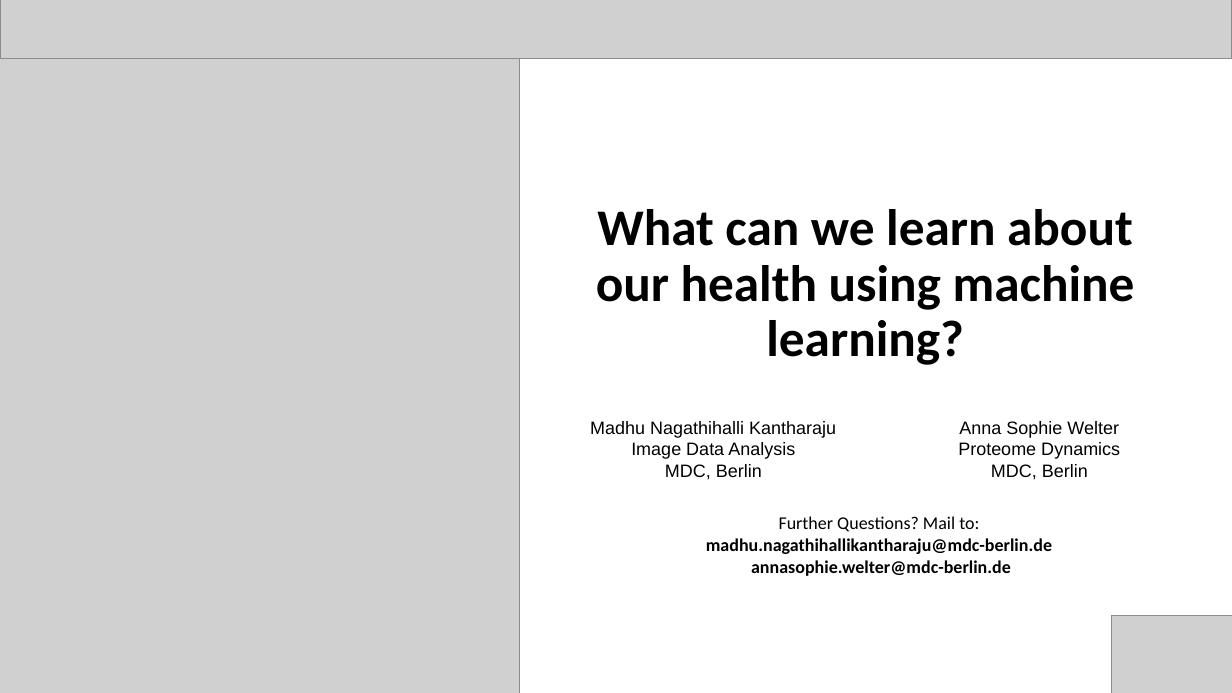
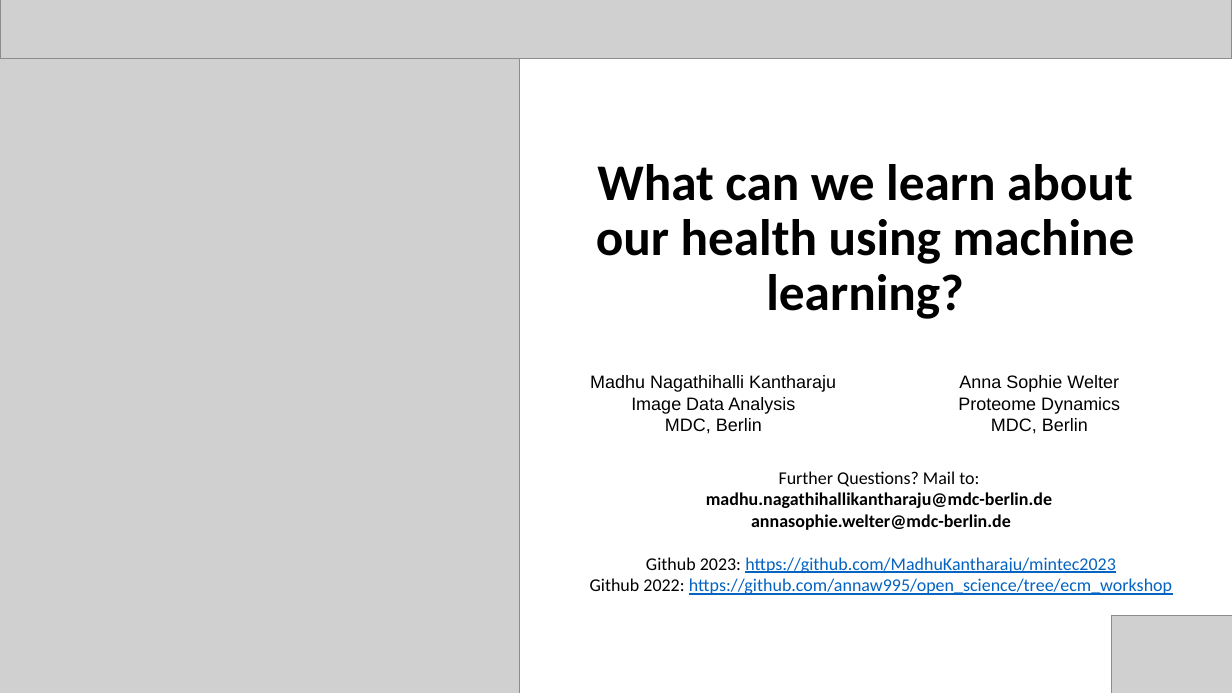
Before and after one commit to MadhuKantharaju/mintec2023, a slide deck: slide 1 of presentations/anna_pres_mintEC23.pptx. Drawn at 1232x693 pixels with LibreOffice and Linux fonts; fonts in the diff are those of the drawing; grey boxes stand for pictures. Boxes give left, top, right and bottom in pixels: in the first picture for what was removed or moved away, otherwise in the second. Text is boxed around its words. In the diff, an @@ line names an element or a change of style, - is before the commit and + after.

Commit message:
updated_presentation

```diff
--- a/presentations/anna_pres_mintEC23.pptx
+++ b/presentations/anna_pres_mintEC23.pptx
@@ 2 texts, 1 title: place and size @@
-2 texts, 1 title at box(590, 209, 1135, 480)
+2 texts, 1 title at box(590, 164, 1135, 434)
@@ text "Further Questions? Mail to:": place and size @@
-text "Further Questions? Mail to:" at box(706, 516, 1052, 576)
+text "Further Questions? Mail to:" at box(590, 471, 1172, 595)
@@ text at box(590, 557, 1172, 595): paragraphs added @@
+Github 2023: https://github.com/MadhuKantharaju/mintec2023
+Github 2022: https://github.com/annaw995/open_science/tree/ecm_workshop
```
